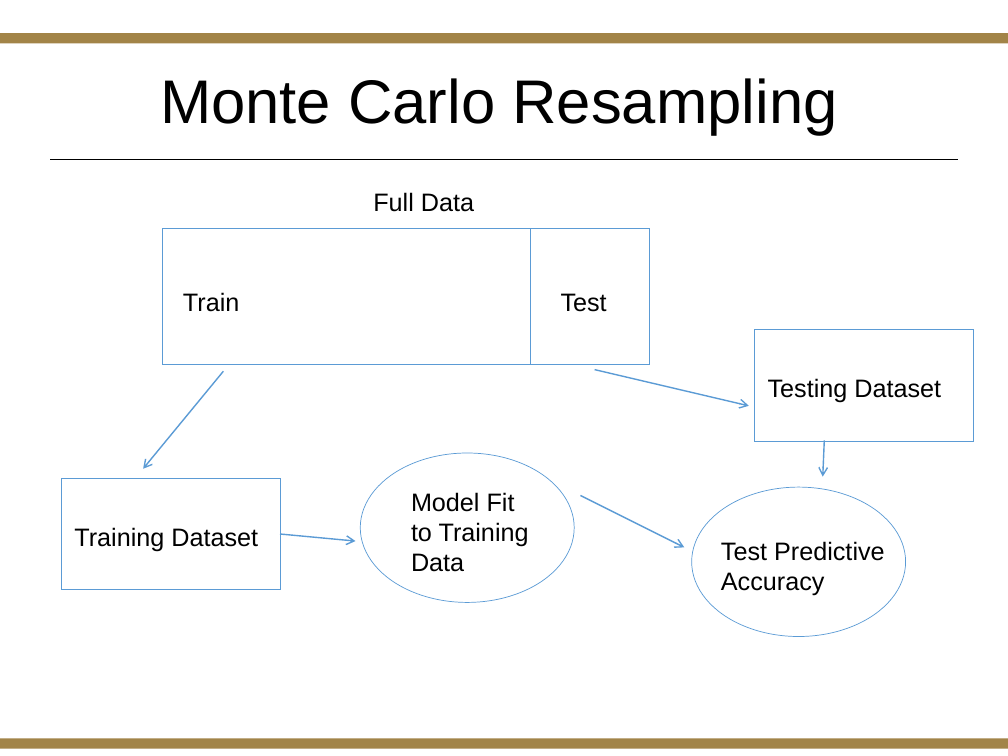
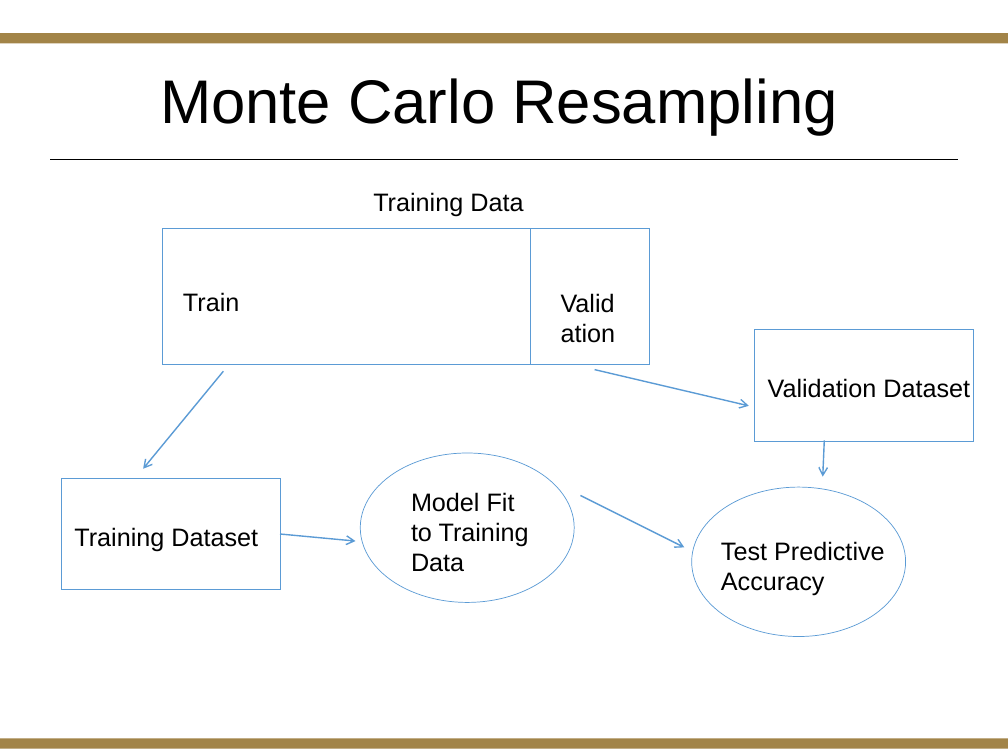
Before and after one commit to wdoyle42/machine-learning-education, a slide deck: slide 10 of scripts/cross_validate.pptx. Drawn at 1008x756 pixels with LibreOffice and Linux fonts; fonts in the diff are those of the drawing; background and template pictures are left out. Boxes give left, top, right and bottom in pixels: in the first picture for what was removed or moved away, otherwise in the second. Text is boxed around its words. In the diff, an @@ line names an element or a change of style, - is before the commit and + after.

```diff
--- a/scripts/cross_validate.pptx
+++ b/scripts/cross_validate.pptx
@@ text at [373,192,523,216]: text changed @@
-Full Data
+Training Data
@@ text at [768,378,877,398]: text changed @@
-Test
+Validation
@@ text at [883,379,970,398]: text changed @@
-Testing Dataset
+Validation Dataset
```
Also in this commit, not shown: 1 other slide changed, 1 other file.
